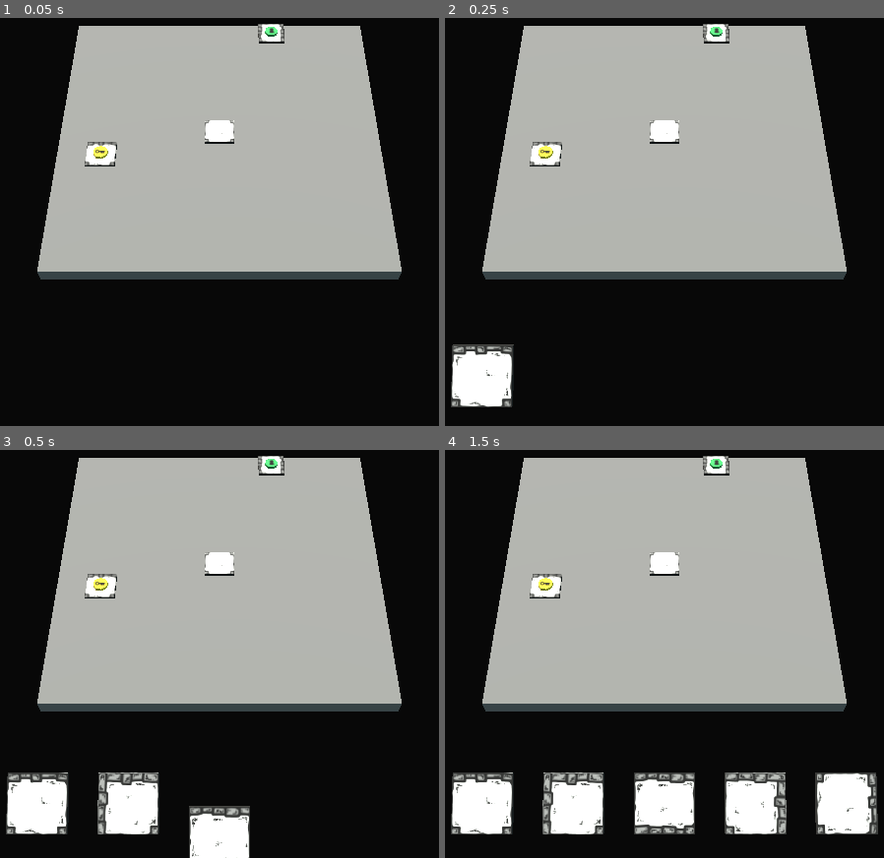
Above: before the commit, frames 1-4 (two rows, left to right).
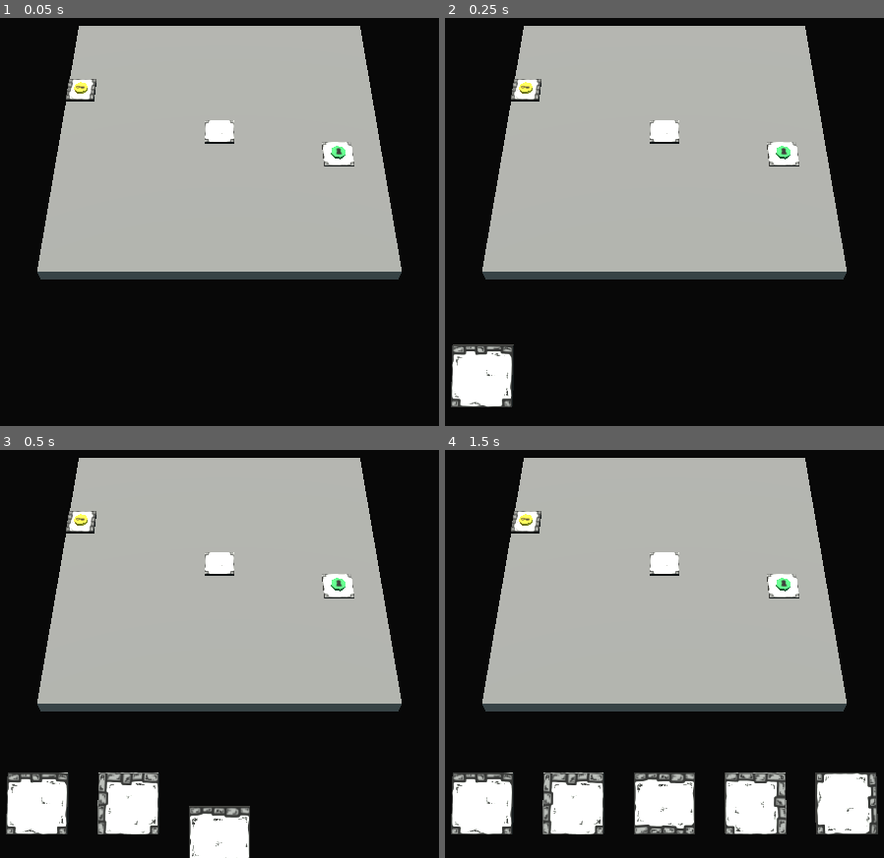
Above: after the commit, the same moments.

Repository: Cybierre-Koffee-Studio/GameOff2023
Game: Godot game, scene res://scenes/main.tscn
The game is run twice, just before and just after one commit, with the same random seed, the same clock (stepped at 60 frames per second) and the same inputs.
Inputs (mouse positions are in pixels of both pictures, inside the frame that each line leads up to):
- Up to frame 1 (0.05 s): no input
- Up to frame 2 (0.25 s): no input
- Up to frame 3 (0.5 s): no input
- Up to frame 4 (1.5 s): tap Enter (ui_accept) at 0.5, 0.77, 1.25 s; move the mouse to (835, 613) at 0.52 s; hold D (AllerADroite) 0.53-1.28 s; tap S (Reculer) at 0.6 s; click (835, 613) at 0.67 s; move the mouse to (506, 658) at 1.27 s; hold Down (ui_down) from 1.28 s (still down); tap E (rotaCamDroite) at 1.35 s

The runs differ from the first frame. In frame 1, 1.4% of the frame differs, in the area x 15-81%, y 1-37%; in frame 2, 1.4%; in frame 3, 1.4%; in frame 4, 1.4%.

Commit message:
placement plus intelligent des tuiles clé et sortie

Diff:
--- a/godot/scenes/board/board.gd
+++ b/godot/scenes/board/board.gd
@@ -2,10 +2,13 @@
 
 signal tile_placed
 
-var tileSlotScene = preload("res://scenes/board/tile_slot.tscn")
-var keyTokenScene = preload("res://scenes/tokens/key_token.tscn")
-var exitTokenScene = preload("res://scenes/tokens/exit_token.tscn")
-var GRID_SIZE = 11
+const GRID_SIZE = 11
+# taille de la zone périphérique où les tuiles clé et sortie pourront être placées
+const PERIPHERAL_ZONE_WIDTH = max(floor(GRID_SIZE / 4), 1)
+
+const tileSlotScene = preload("res://scenes/board/tile_slot.tscn")
+const keyTokenScene = preload("res://scenes/tokens/key_token.tscn")
+const exitTokenScene = preload("res://scenes/tokens/exit_token.tscn")
 
 const tile_template_center = preload("res://scenes/tiles/tile_center.tscn")
 const tile_template_corner = preload("res://scenes/tiles/tile_corner.tscn")
@@ -23,27 +26,63 @@
         tileSlot.position.y = 0.5
         tileSlot.connect("add_tile", on_add_tile)
         add_child(tileSlot)
-    # placement de la tuile clé
-    var keyTile = possible_tiles.pick_random().instantiate()
-    keyTile.position = Vector3(randi_range(-GRID_SIZE/2, GRID_SIZE/2-1), 0.5, randi_range(-GRID_SIZE/2, GRID_SIZE/2-1))
-    add_child(keyTile)
-    var keyToken = keyTokenScene.instantiate()
-    keyToken.position = Vector3(keyTile.position.x, keyTile.position.y + 0.1, keyTile.position.z)
-    add_child(keyToken)
-    # placement de la tuile sortie
-    var exitTile = possible_tiles.pick_random().instantiate()
-    exitTile.position = Vector3(randi_range(-GRID_SIZE/2, GRID_SIZE/2-1), 0.5, randi_range(-GRID_SIZE/2, GRID_SIZE/2-1))
-    add_child(exitTile)
-    var exitToken = exitTokenScene.instantiate()
-    exitToken.position = Vector3(exitTile.position.x, exitTile.position.y + 0.1, exitTile.position.z)
-    add_child(exitToken)
+
     # placement de la tuile de départ
     var startTile = tile_template_center.instantiate()
     startTile.position = Vector3(0, 0.5, 0)
     add_child(startTile)
 
-func _process(_delta):
-    pass
+    # on détermine les limites des zones périphériques du plateau
+    # pour chaque zone le tableau contient dans l'ordre :
+    #   la limite en haut à gauche de la zone
+    #   la limite en bas à droite de la zone
+    const zones = [
+        # 0 : zone du haut
+        [Vector2(0, 0), Vector2(GRID_SIZE-1, PERIPHERAL_ZONE_WIDTH-1)],
+        # 1 : à droite
+        [Vector2(GRID_SIZE-PERIPHERAL_ZONE_WIDTH, 0), Vector2(GRID_SIZE-1, GRID_SIZE-1)],
+        # 2 : en bas
+        [Vector2(0, GRID_SIZE-PERIPHERAL_ZONE_WIDTH), Vector2(GRID_SIZE-1, GRID_SIZE-1)],
+        # 4 : à gauche
+        [Vector2(0, 0), Vector2(PERIPHERAL_ZONE_WIDTH-1, GRID_SIZE-1)]
+    ]
+    print(zones)
+
+    # on positionne les tuiles clé et sortie
+    # en résumé :
+    #   si randomPosition=0 : clé en haut, sortie en bas
+    #   si randomPosition=1 : clé à droite, sortie à gauche
+    #   si randomPosition=2 : clé en bas, sortie en haut
+    #   si randomPosition=3 : clé à gauche, sortie à droite
+    var randomPosition = randi_range(0, 3)
+    var keyTileZone = randomPosition
+    var exitTileZone = (randomPosition + 2) % 4
+
+    # placement de la tuile clé
+    var keyTile = possible_tiles.pick_random().instantiate()
+    keyTile.position = Vector3(
+        randi_range(zones[keyTileZone][0].x - GRID_SIZE/2, zones[keyTileZone][1].x - GRID_SIZE/2),
+        0.5,
+        randi_range(zones[keyTileZone][0].y - GRID_SIZE/2, zones[keyTileZone][1].y - GRID_SIZE/2)
+    )
+    add_child(keyTile)
+    # avec le marqueur de clé dessus
+    var keyToken = keyTokenScene.instantiate()
+    keyToken.position = Vector3(keyTile.position.x, keyTile.position.y + 0.1, keyTile.position.z)
+    add_child(keyToken)
+
+    # placement de la tuile sortie
+    var exitTile = possible_tiles.pick_random().instantiate()
+    exitTile.position = Vector3(
+        randi_range(zones[exitTileZone][0].x - GRID_SIZE/2, zones[exitTileZone][1].x - GRID_SIZE/2),
+        0.5,
+        randi_range(zones[exitTileZone][0].y - GRID_SIZE/2, zones[exitTileZone][1].y - GRID_SIZE/2)
+    )
+    add_child(exitTile)
+    # avec le marqueur de sortie dessus
+    var exitToken = exitTokenScene.instantiate()
+    exitToken.position = Vector3(exitTile.position.x, exitTile.position.y + 0.1, exitTile.position.z)
+    add_child(exitToken)
 
 #func _unhandled_input(_event):
 #    if Input.is_action_just_pressed("rotate_tile") && GlobalVars.selected_tile && GlobalVars.selected_tile_copy != null && GlobalVars.selected_tile.can_rotate && GlobalVars.selected_tile_copy.can_rotate:
